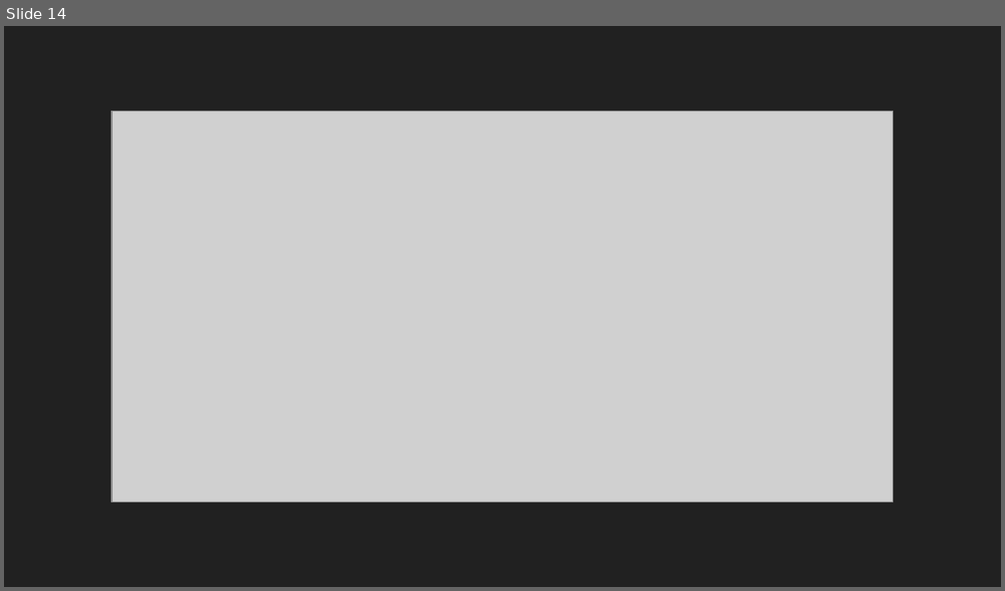
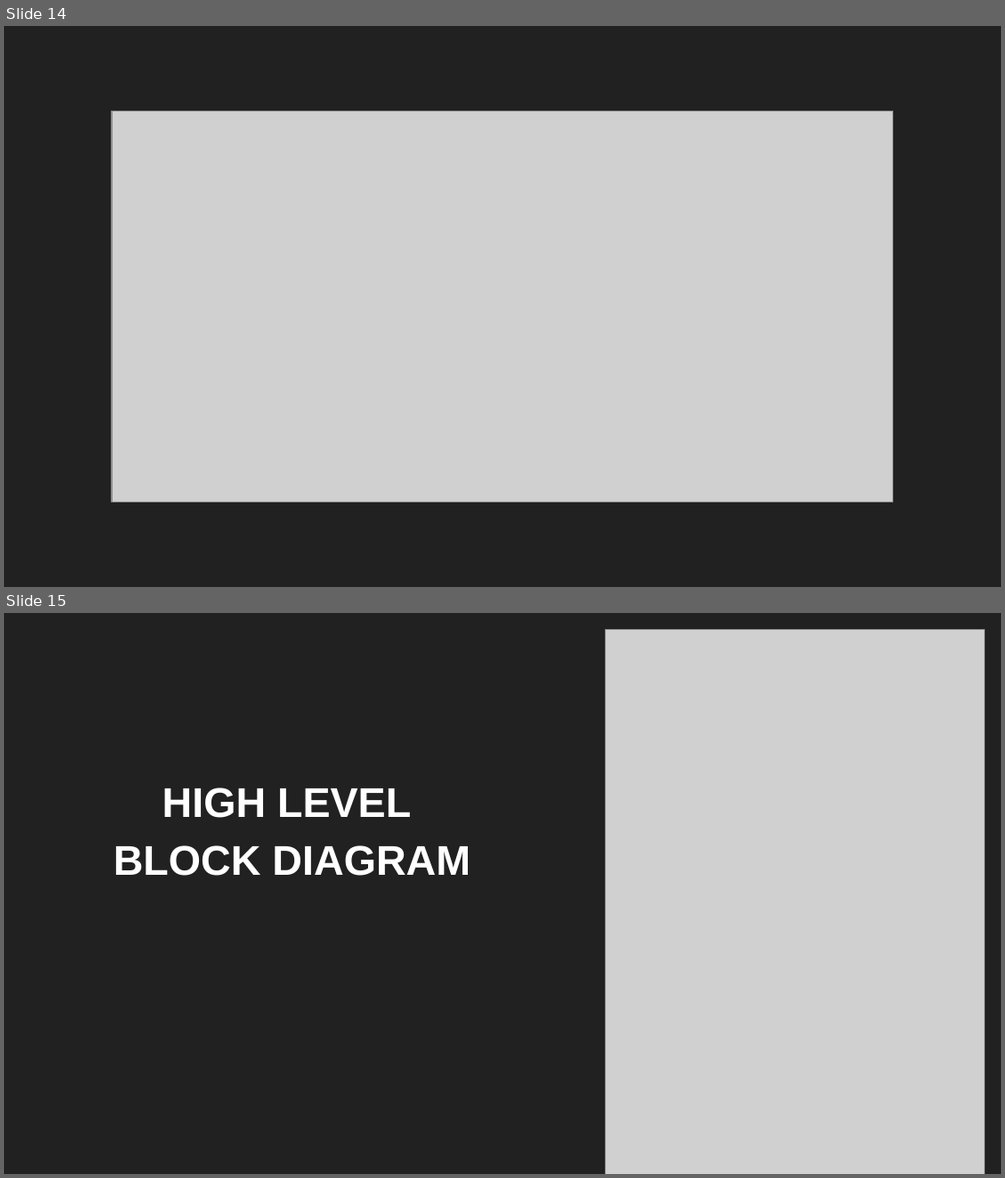
Before and after one commit to sbenstewart/cantina-plus, a slide deck: mail these/first/FYP First.pptx. Shown one above the other, each under a label of ours: slide 14 before the commit, slides 14 and 15 after it. The pictures are 1005x591 and 1005x1178 pixels, drawn with LibreOffice and Linux fonts; fonts in the diff are those of the drawing; grey boxes stand for pictures. Boxes give left, top, right and bottom in pixels: in the first picture for what was removed or moved away, otherwise in the second. Text is boxed around its words. In the diff, an @@ line names an element or a change of style, - is before the commit and + after.

Commit message:
presentation

```diff
--- a/mail these/first/FYP First.pptx
+++ b/mail these/first/FYP First.pptx
@@ slide 15 added at box(4, 613, 1001, 1174), background #212121 @@
@@ picture added at box(605, 630, 984, 1174) @@
@@ title added at box(113, 787, 470, 876), 30 pt, text #FFFFFF, bold @@
+HIGH LEVEL
+BLOCK DIAGRAM
```
Also in this commit, not shown: 1 other slide added, 5 other files.
